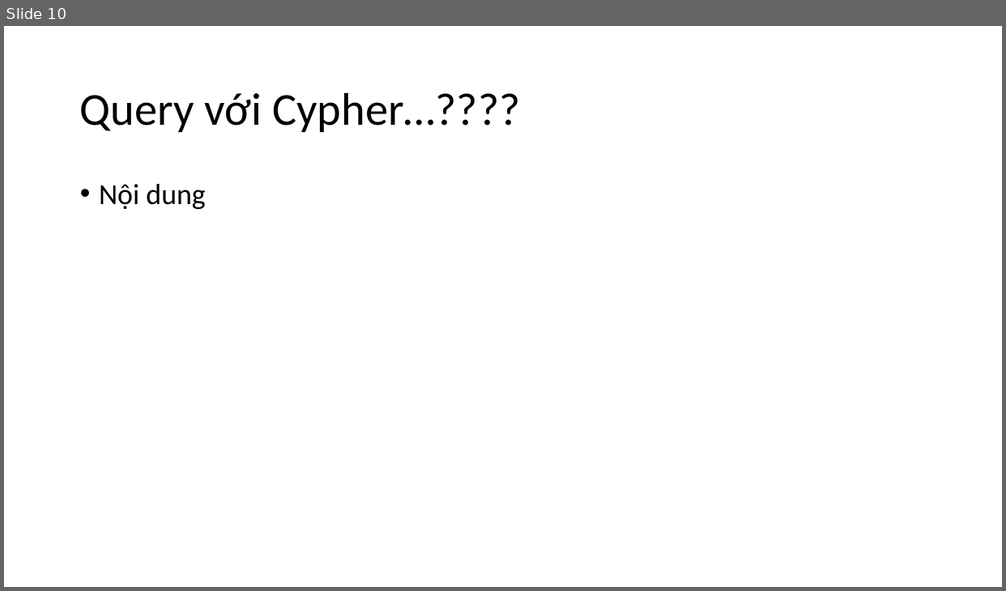
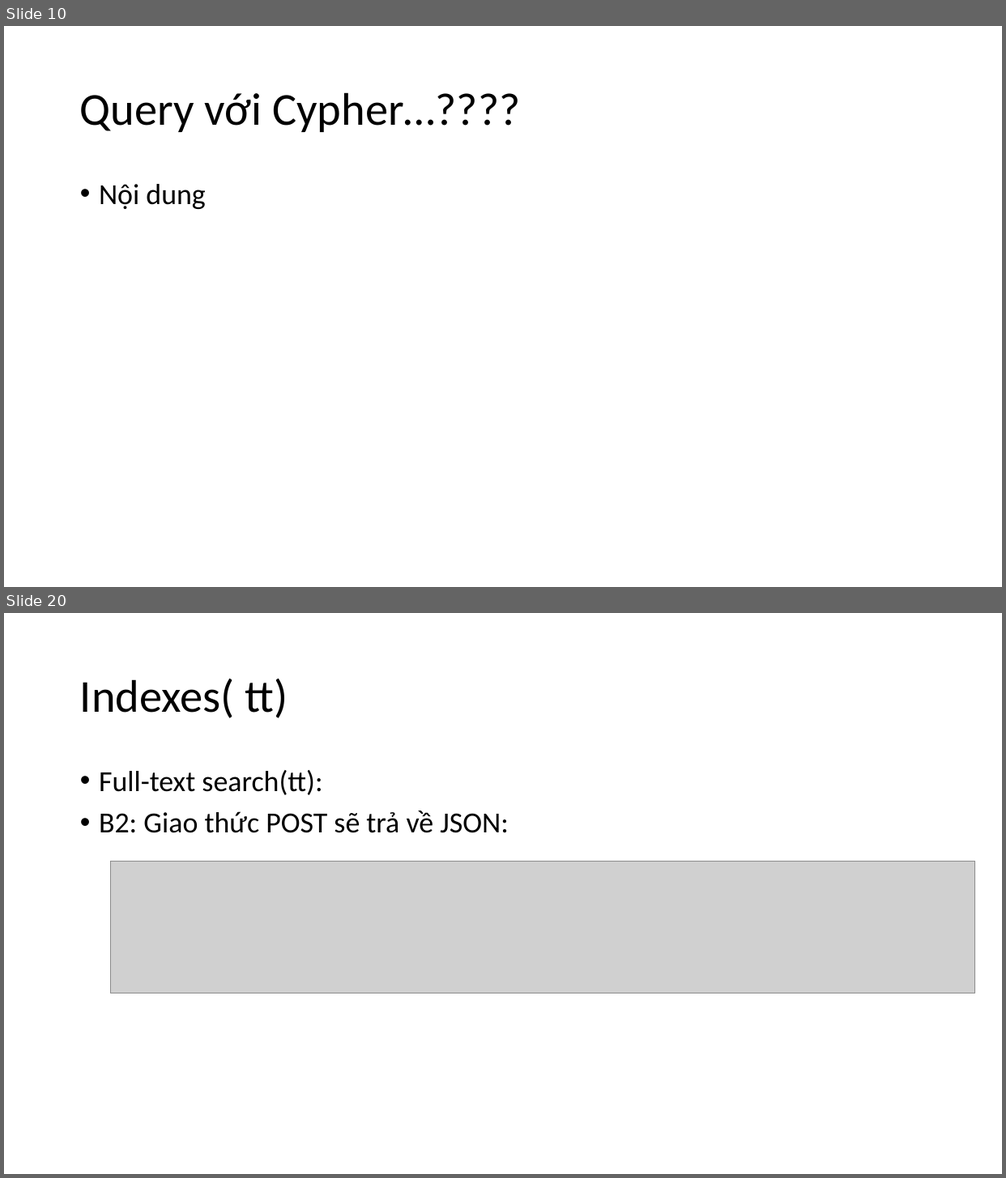
Before and after one commit to NguyenDucHoangLong/Group_4_HTTTHD, a slide deck: Document/Seminar/Slide_Nhóm 4.pptx. Shown one above the other, each under a label of ours: slide 10 before the commit, slides 10 and 20 after it; the slides between them are not shown. The pictures are 1006x591 and 1006x1178 pixels, drawn with LibreOffice and Linux fonts; fonts in the diff are those of the drawing; grey boxes stand for pictures. Boxes give left, top, right and bottom in pixels: in the first picture for what was removed or moved away, otherwise in the second. Text is boxed around its words. In the diff, an @@ line names an element or a change of style, - is before the commit and + after.

```diff
--- a/Document/Seminar/Slide_Nhóm 4.pptx
+++ b/Document/Seminar/Slide_Nhóm 4.pptx
@@ slide 20 added at [4, 613, 1002, 1174], background #FFFFFF @@
@@ title added at [80, 679, 288, 718], 44 pt, text #000000 @@
+Indexes( tt)
@@ text added at [99, 770, 508, 833], 28 pt, text #000000 @@
+• Full-text search(tt):
+• B2: Giao thức POST sẽ trả về JSON:
@@ picture added at [110, 862, 976, 994] @@
```
Also in this commit, not shown: 2 slides changed, 24 other slides added, 1 other file.
